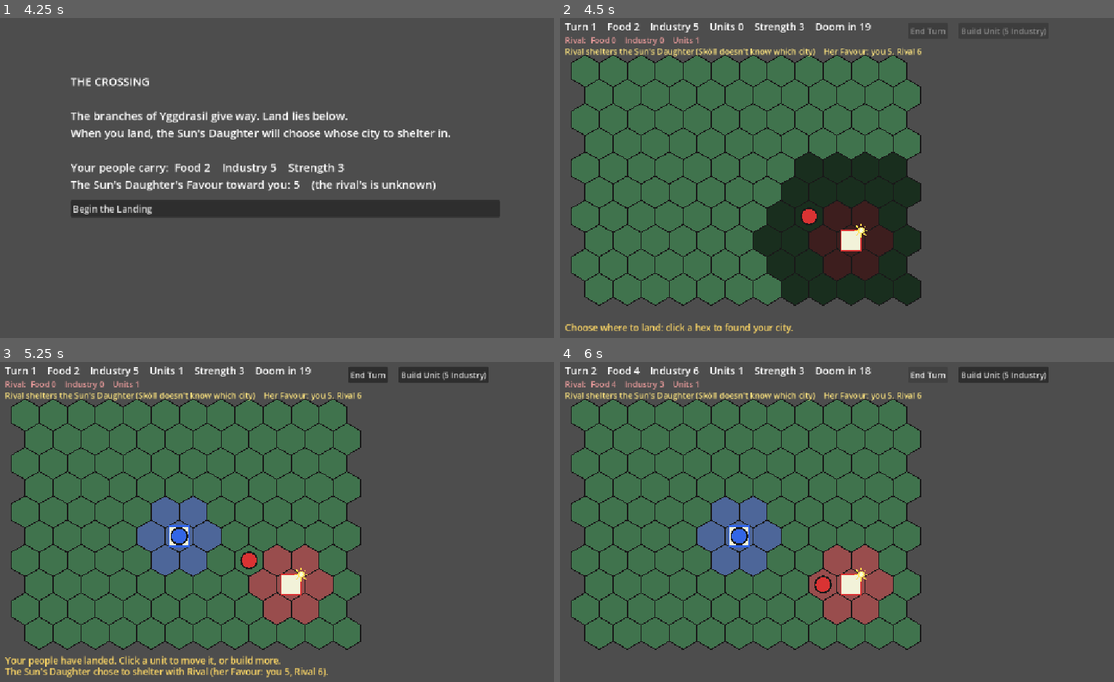
Above: before the commit, frames 1-4 (two rows, left to right).
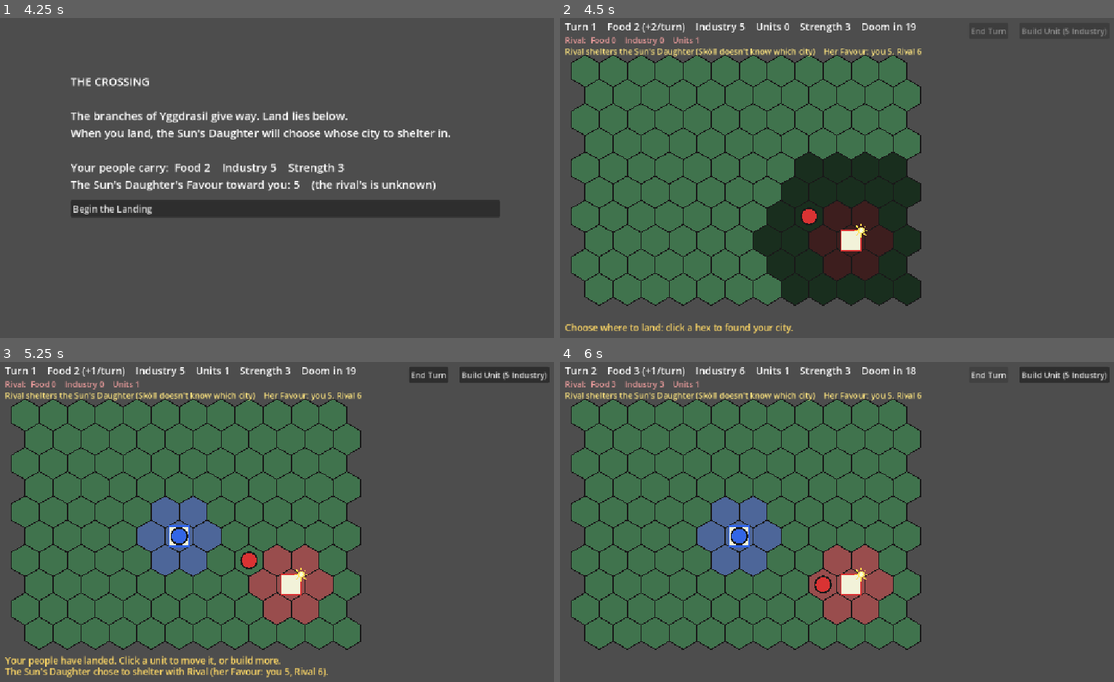
Above: after the commit, the same moments.

Repository: BnanaSkully/after-ragnorok-prototype
Game: Godot game, scene res://main.tscn
Same seed, same stepped clock (60 frames per second), same inputs: the game is played once before the commit and once after it.
Inputs (mouse positions are in pixels of both pictures, inside the frame that each line leads up to):
- Up to frame 1 (4.25 s): tap Enter at 0.5 s; move the mouse to (415, 158) at 0.52 s; click (415, 158) at 0.67 s; click "Save the food stores (Food +3…" at 1.25 s; click "Strip it for tools (Industry …" at 2 s; click "Stand and fight so the others…" at 2.75 s; click "Share your food with her (Foo…" at 3.5 s
- Up to frame 2 (4.5 s): click "Begin the Landing" at 4.25 s
- Up to frame 3 (5.25 s): tap Space at 5 s; move the mouse to (171, 538) at 5.02 s; click (171, 538) at 5.17 s
- Up to frame 4 (6 s): click "End Turn" at 5.75 s

Frame 1 is identical in both runs. In frame 2, 0.8% of the frame differs, in the area x 14-99%, y 1-6%; in frame 3, 1.7%, in the area x 14-100%, y 1-7%; in frame 4, 1.5%.

Commit message:
Add food upkeep: every unit eats 1 Food a turn
A city makes 2 Food a turn (+2 if it shelters the Daughter) and each
unit eats 1. If stores would go below 0 they stay at 0 and the unit
farthest from the city deserts, so the garrison stays. The top bar
shows Food change per turn, building warns when the army outgrows the
food supply, and the rival only builds units it can feed. Buttons
moved right to make room.

Co-Authored-By: Claude Opus 5.5 <noreply@anthropic.com>
Claude-Session: https://claude.ai/code/session_01Kpeg7E5nkYcPnqopYPPAon

Diff:
--- a/main.gd
+++ b/main.gd
@@ -14,6 +14,9 @@
 const INDUSTRY_PER_DEFENCE := 5 # every 5 stored Industry adds 1 to a city's defence
 const MIN_LANDING_DISTANCE := 4 # how many hexes away from the rival's city you must land
 const UNIT_COST := 5 # Industry to build a new unit
+const CITY_FOOD := 2 # Food a city produces each turn
+const CITY_INDUSTRY := 1 # Industry a city produces each turn
+const UNIT_FOOD_UPKEEP := 1 # Food each unit eats each turn
 const NO_CELL := HexMap.NO_CELL
 const Crossing := preload("res://crossing_events.gd")
 
@@ -50,12 +53,12 @@
 func _ready() -> void:
 	end_turn_button = Button.new()
 	end_turn_button.text = "End Turn"
-	end_turn_button.position = Vector2(700, 20)
+	end_turn_button.position = Vector2(820, 20)
 	end_turn_button.pressed.connect(end_turn)
 	add_child(end_turn_button)
 	build_button = Button.new()
 	build_button.text = "Build Unit (%d Industry)" % UNIT_COST
-	build_button.position = Vector2(800, 20)
+	build_button.position = Vector2(920, 20)
 	build_button.pressed.connect(player_build_unit)
 	add_child(build_button)
 	build_crossing_ui()
@@ -181,11 +184,12 @@
 	for f in factions:
 		if f.city_pos == NO_CELL:
 			continue # this faction's city has fallen; it's out of the game
-		f.food += 2
-		f.industry += 1
+		f.food += food_change(f)
+		f.industry += CITY_INDUSTRY
 		if daughter.shelters_with(f):
-			f.food += SunDaughter.FOOD
 			f.industry += SunDaughter.INDUSTRY
+		if f.food < 0:
+			starve(f)
 		for u in f.units:
 			u.moves = 1
 	rival_build()
@@ -195,6 +199,30 @@
 		end_game("You survived until the Doom",
 			"Sköll howls, and chaos pours out of the void.\nPHASE 3 BEGINS: chaos factions rise and rogues join Sköll.\n(Phase 3 is not built yet.)")
 	queue_redraw()
+
+# --- Food -------------------------------------------------------------------
+# Food made by the city (and the Daughter's bonus) minus what the army eats.
+func food_change(f: Faction) -> int:
+	var made := CITY_FOOD
+	if daughter.shelters_with(f):
+		made += SunDaughter.FOOD
+	return made - f.units.size() * UNIT_FOOD_UPKEEP
+
+# Not enough Food: stores stay at 0 and one unit deserts (the one farthest
+# from the city, so the garrison stays).
+func starve(f: Faction) -> void:
+	f.food = 0
+	if f.units.is_empty():
+		return
+	var farthest: Unit = f.units[0]
+	for u in f.units:
+		if HexMap.hex_distance(u.pos, f.city_pos) > HexMap.hex_distance(farthest.pos, f.city_pos):
+			farthest = u
+	f.remove_unit(farthest)
+	if f == player:
+		add_message("Your people are starving: a unit deserted. (Each unit eats %d Food a turn.)" % UNIT_FOOD_UPKEEP)
+	else:
+		add_message("%s is starving: one of its units deserted." % f.name)
 
 func end_game(title: String, detail: String) -> void:
 	game_over = true
@@ -234,8 +262,9 @@
 			u.pos = options.pick_random()
 
 # The rival builds a new unit whenever it can afford one.
+# Only if it can still feed its army afterwards.
 func rival_build() -> void:
-	if rival.is_alive() and rival.industry >= UNIT_COST:
+	if rival.is_alive() and rival.industry >= UNIT_COST and food_change(rival) - UNIT_FOOD_UPKEEP >= 0:
 		build_unit(rival)
 
 # --- Building units -----------------------------------------------------------
@@ -263,6 +292,8 @@
 		return
 	if build_unit(player):
 		messages = ["You built a new unit (%d Industry). It can move next turn." % UNIT_COST]
+		if food_change(player) < 0:
+			add_message("Warning: your army now eats more Food than you make (%+d a turn). If your stores run out, a unit will desert." % food_change(player))
 		player.units[-1].moves = 0 # a freshly built unit waits a turn, as is usual
 	else:
 		messages = ["Can't build: you need %d Industry and a free hex at your city." % UNIT_COST]
@@ -393,7 +424,7 @@
 			draw_circle(sc, r * 0.28, Color(1.0, 0.9, 0.3))
 
 	var font := ThemeDB.fallback_font
-	var info := "Turn %d    Food %d    Industry %d    Units %d    Strength %d    Doom in %d" % [turn, player.food, player.industry, player.units.size(), player.strength, DOOM_TURN - turn]
+	var info := "Turn %d    Food %d (%+d/turn)    Industry %d    Units %d    Strength %d    Doom in %d" % [turn, player.food, food_change(player), player.industry, player.units.size(), player.strength, DOOM_TURN - turn]
 	draw_string(font, Vector2(20, 35), info, HORIZONTAL_ALIGNMENT_LEFT, -1, 20)
 	var rival_info := "Rival:  Food %d    Industry %d    Units %d" % [rival.food, rival.industry, rival.units.size()]
 	if rival.city_pos == NO_CELL:
Not shown, changed: CLAUDE.md
